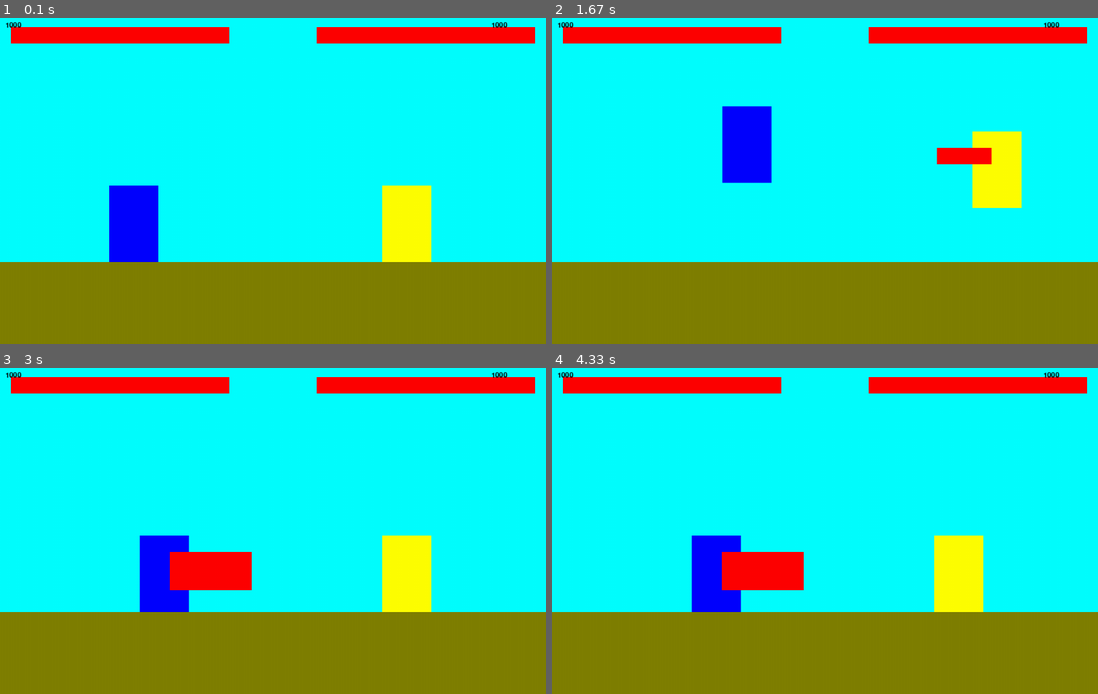
Above: before the commit, frames 1-4 (two rows, left to right).
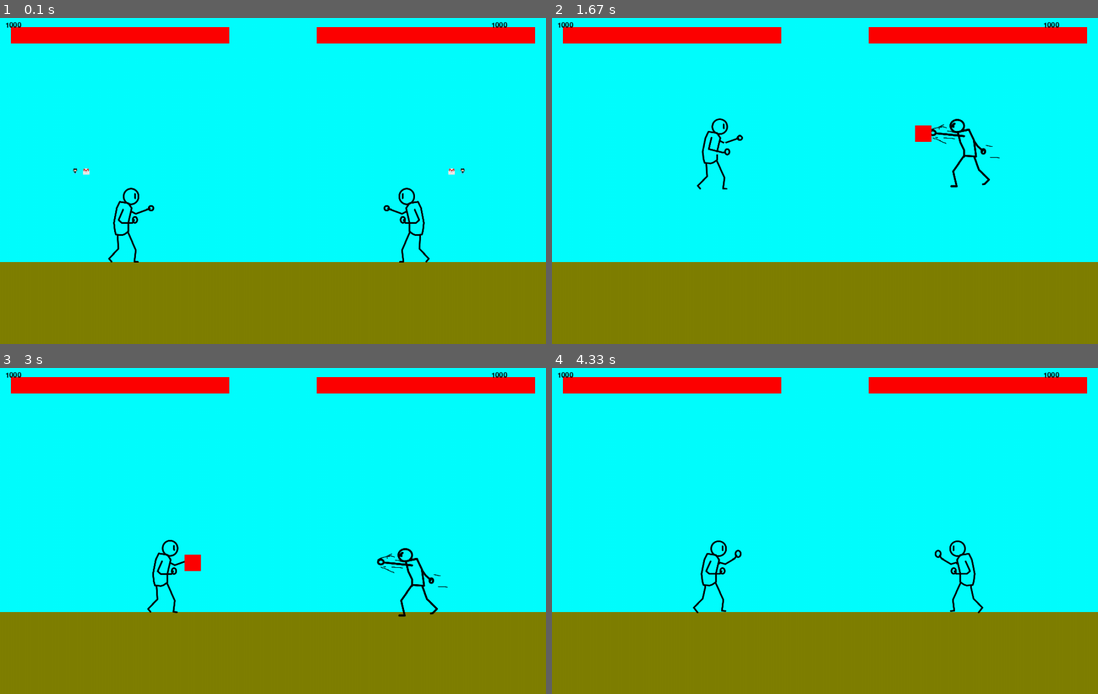
Above: after the commit, the same moments.

Repository: mariano3232/pygame
Game: pygame game, started from main.py
The game is run twice, just before and just after one commit, with the same random seed, the same clock (stepped at 60 frames per second) and the same inputs.
Inputs:
- Up to frame 1 (0.1 s): no input
- Up to frame 2 (1.67 s): tap Y at 0.33, 1.15 s; tap J at 0.67, 1.07, 1.37, 1.57 s; hold Right 1-1.47 s; hold D 1-1.47 s; hold Up from 1.5 s (still down); hold W from 1.5 s (still down)
- Up to frame 3 (3 s): release Up at 1.8 s; release W at 1.8 s; hold Right 1.83-2.3 s; hold D 1.83-2.3 s; tap J at 1.9, 2.2, 2.4, 2.7, 2.97 s; tap T at 1.98 s; hold Left 2.33-2.87 s; hold A 2.33-2.87 s; tap Y at 2.48 s; hold Left from 2.9 s (still down); hold A from 2.9 s (still down)
- Up to frame 4 (4.33 s): tap J at 3.27, 3.4, 3.8, 4.1 s; release Left at 3.3 s; release A at 3.3 s; hold Up 3.33-3.7 s; hold W 3.33-3.7 s; tap T at 3.48 s; hold Right from 3.73 s (still down); hold D from 3.73 s (still down); tap Y at 3.88 s

The runs differ from the first frame. In frame 1, 4.3% of the frame differs, in the area x 13-86%, y 45-76%; in frame 2, 5.2%; in frame 3, 5.5%; in frame 4, 5.6%, in the area x 25-79%, y 51-76%.

Commit message:
1st attack animation

Diff:
--- a/character.py
+++ b/character.py
@@ -1,14 +1,22 @@
 import pygame
 
 class Character:
-    def __init__(self, x, y, controls,attacks):
-        self.rect = pygame.Rect(x, y, 90, 140)
+    def __init__(self, x, y, controls, attacks, sheet, animation_steps, animation_data):
+        self.rect = pygame.Rect(x, y, 70, 130)
         self.health = 1000
         self.controls = controls
         self.attacks = attacks
         self.vel_y = 0
         self.facing_right = True
-        #status
+        #animations
+        self.animation_steps= animation_steps
+        self.animation_list= self.load_images(sheet, animation_steps, animation_data)
+        self.animation_data=animation_data
+        self.sheet_square_size = animation_data['sheet_square_size']
+        self.action = 0 #0:idle, 1:piña,
+        self.frame_index = 0
+        self.image = self.animation_list[self.action][self.frame_index]
+        #status / timers
         self.knockback = 0
         self.startup = 0
         self.recovery = 0
@@ -27,10 +35,32 @@
             'width':0,
             'height':0,
         }
+    def load_images(self, sheet, steps, animation_data) :
+        scale = animation_data['scale']
+        animations_list = []
+        square_size = 410
+        for y,animation in enumerate(steps):
+            current_animation_list=[]
+            for i in range (animation):
+                # current_image = sheet.subsurface(i*square_size , y*square_size, square_size, square_size)
+                current_image = sheet.subsurface(i*square_size , y*square_size, square_size, 400)
+                scaled_current_image = pygame.transform.scale(current_image,(square_size*scale, square_size*scale))
+                current_animation_list.append(scaled_current_image)
+            animations_list.append(current_animation_list)
+        return animations_list
 
     def draw(self, screen, color, enemy):
-        pygame.draw.rect(screen, color, self.rect)
-
+        #Rectangulo / hurtbox / collision box
+        # pygame.draw.rect(screen, color, self.rect)
+        # sprite
+        img = self.image
+        correction = 0
+        if not self.facing_right:
+            img = pygame.transform.flip(self.image,1,0)
+            correction = -30
+
+        screen.blit(img, (self.rect.x - self.animation_data['offset'][0] -correction, self.rect.y - self.animation_data['offset'][1]))
+        #attack/hitbox/damage
         if self.attacking and not self.startup:
             hitbox = pygame.Rect(
                 self.rect.centerx + self.attack_data['position'][0] if self.facing_right else self.rect.centerx - self.attack_data['position'][0] - self.attack_data['width'],
@@ -38,7 +68,6 @@
                 self.attack_data['width'],
                 self.attack_data['height'],
             )
-
             hits = hitbox.colliderect(enemy.rect)
             if (hits) :
                 if not self.attack_hitted :
@@ -49,12 +78,21 @@
 
             pygame.draw.rect(screen, (255,0,0), hitbox)
 
+    def update(self):
+        # print("self.animation_list[0] :",self.animation_list[0])
+        if pygame.time.get_ticks() % 12 == 0 :
+            # print("self.action :",self.action)
+            # print("self.frame_index :",self.frame_index)
+            self.image = self.animation_list[self.action][self.frame_index]
+            self.frame_index += 1
+            if self.frame_index == self.animation_steps[self.action] : self.frame_index = 0
 
     def attack(self, attack_data):
         self.attack_hitted = False
         self.attack_data = attack_data
         self.startup = attack_data['startup']
         self.attacking = attack_data['active']
+        self.frame_index = 0
 
     def move(self, screen, screen_width, screen_height, floor_height, enemy):
         SPEED = 7
@@ -73,10 +111,9 @@
         #Ataques
         if key[self.controls['attack1']] and not self.recovery and not self.startup and not self.attacking and not self.knockback:
             self.attack(self.attacks[0])
+            self.action=1
         if key[self.controls['attack2']] and not self.recovery and not self.startup and not self.attacking and not self.knockback:
             self.attack(self.attacks[1])
-        if key[self.controls['attack3']] and not self.recovery and not self.startup and not self.attacking and not self.knockback:
-            self.attack(self.attacks[2])
 
         if self.startup > 0 : self.startup -= 1
         if self.attacking > 0 and not self.startup : self.attacking -= 1
@@ -151,7 +188,10 @@
         #Recovery
         if self.recovery > 0:
             self.recovery -= 1
-            if self.recovery == 0 : self.recovery=False
+            if self.recovery == 0 :
+                self.recovery=False
+                self.frame_index = 0
+                self.action=0
         # Bordes
         if self.rect.left + dx < 0:
             dx = -self.rect.left
--- a/main.py
+++ b/main.py
@@ -22,6 +22,26 @@
 clock = pygame.time.Clock()
 FPS = 60
 
+# test_sheet = pygame.image.load("assets/images/wizard.png").convert_alpha()
+# TEST_ANIMATION_STEPS = [8,8,1,8,8,3,7]
+
+test_sheet = pygame.image.load("assets/images/spritesheetfix.png").convert_alpha()
+TEST_ANIMATION_STEPS = [5,6]
+
+TEST_CHARACTER_DATA = {
+    #Tamaño de cada cuadrado de la sprite sheet en px:
+    'sheet_square_size': 458,
+    'scale': 0.5,
+    'offset':[75,50]
+}
+
+# TEST_CHARACTER_DATA = {
+#     #Tamaño de cada cuadrado de la sprite sheet en px:
+#     'sheet_square_size': 162,
+#     'scale': 2.5,
+#     'offset':[270,280]
+# }
+
 controls1 = {
     'left':pygame.K_a,
     'right':pygame.K_d,
@@ -29,7 +49,6 @@
     'dash':pygame.K_g,
     'attack1':pygame.K_t,
     'attack2':pygame.K_y,
-    'attack3':pygame.K_u,
 }
 controls2 = {
     'left':pygame.K_LEFT,
@@ -38,27 +57,17 @@
     'dash':pygame.K_m,
     'attack1':pygame.K_j,
     'attack2':pygame.K_k,
-    'attack3':pygame.K_l,
 }
 
-attacks1 = [
+attacks = [
     {
-        'startup': 5,
-        'active': 10,
-        'recovery': 10,
+        'startup': 60,
+        'active': 12,
+        'recovery': 12,
         'damage':100,
-        'position': [10,-40],
-        'width':140,
+        'position': [40,-40],
+        'width':30,
         'height':30,
-    },
-    {
-        'startup': 20,
-        'active': 15,
-        'recovery': 20,
-        'damage':100,
-        'position': [10,-40],
-        'width':150,
-        'height':70,
     },
     {
         'startup': 5,
@@ -70,38 +79,10 @@
         'height':100,
     },
 ]
-attacks2 = [
-    {
-        'startup': 5,
-        'active': 5,
-        'recovery': 5,
-        'damage':100,
-        'position': [10,-40],
-        'width':100,
-        'height':30,
-    },
-    {
-       'startup': 20,
-        'active': 10,
-        'recovery': 10,
-        'damage':100,
-        'position': [30,30],
-        'width':150,
-        'height':30,
-    },
-    {
-        'startup': 5,
-        'active': 15,
-        'recovery': 20,
-        'damage':100,
-        'position': [-100,-140],
-        'width':200,
-        'height':70,
-    },
-]
 
-fighter_1 = Character(200, SCREEN_HEIGHT - FLOOR_HEIGHT - 140, controls1, attacks1)
-fighter_2 = Character(700, SCREEN_HEIGHT - FLOOR_HEIGHT - 140, controls2, attacks2)
+# print("TEST_CHARACTER_DATA :",TEST_CHARACTER_DATA)
+fighter_1 = Character(200, SCREEN_HEIGHT - FLOOR_HEIGHT - 140, controls1, attacks, test_sheet, TEST_ANIMATION_STEPS, TEST_CHARACTER_DATA)
+fighter_2 = Character(700, SCREEN_HEIGHT - FLOOR_HEIGHT - 140, controls2, attacks, test_sheet, TEST_ANIMATION_STEPS, TEST_CHARACTER_DATA)
 
 def update_screen():
     #Fondo y piso:
@@ -127,6 +108,8 @@
 
 while True :
     clock.tick(60)
+    fighter_1.update()
+    fighter_2.update()
     for event in pygame.event.get():
         if event.type == 256:
             pygame.quit()
Binary file added: assets/images/idol2.png
Binary file added: assets/images/idol_test.png
Binary file added: assets/images/spritesheet.png
Binary file added: assets/images/spritesheetfix.png
Binary file added: assets/images/wizard.png
Not shown, added: assets/images/spritesheet.png~
